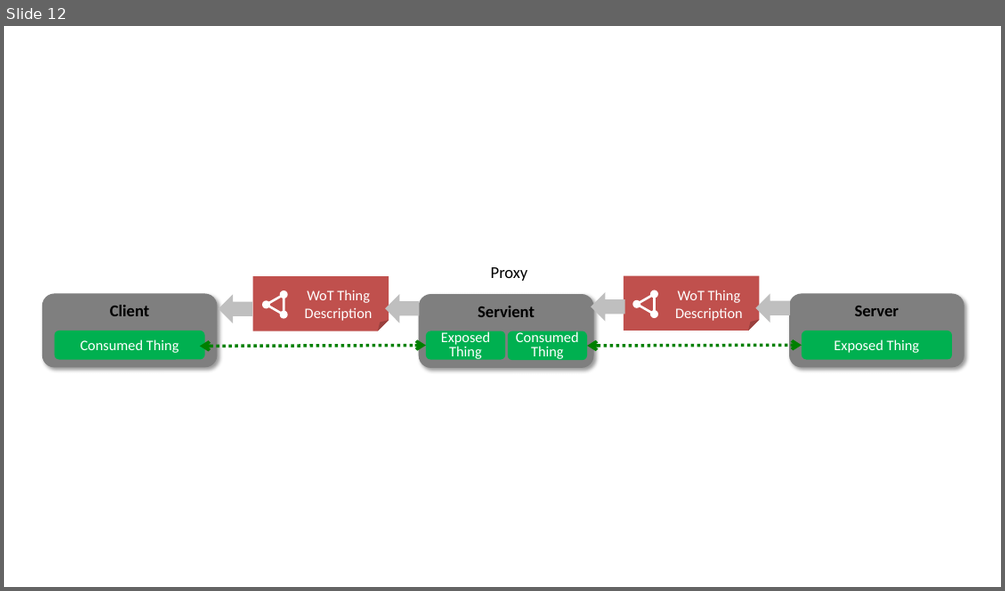
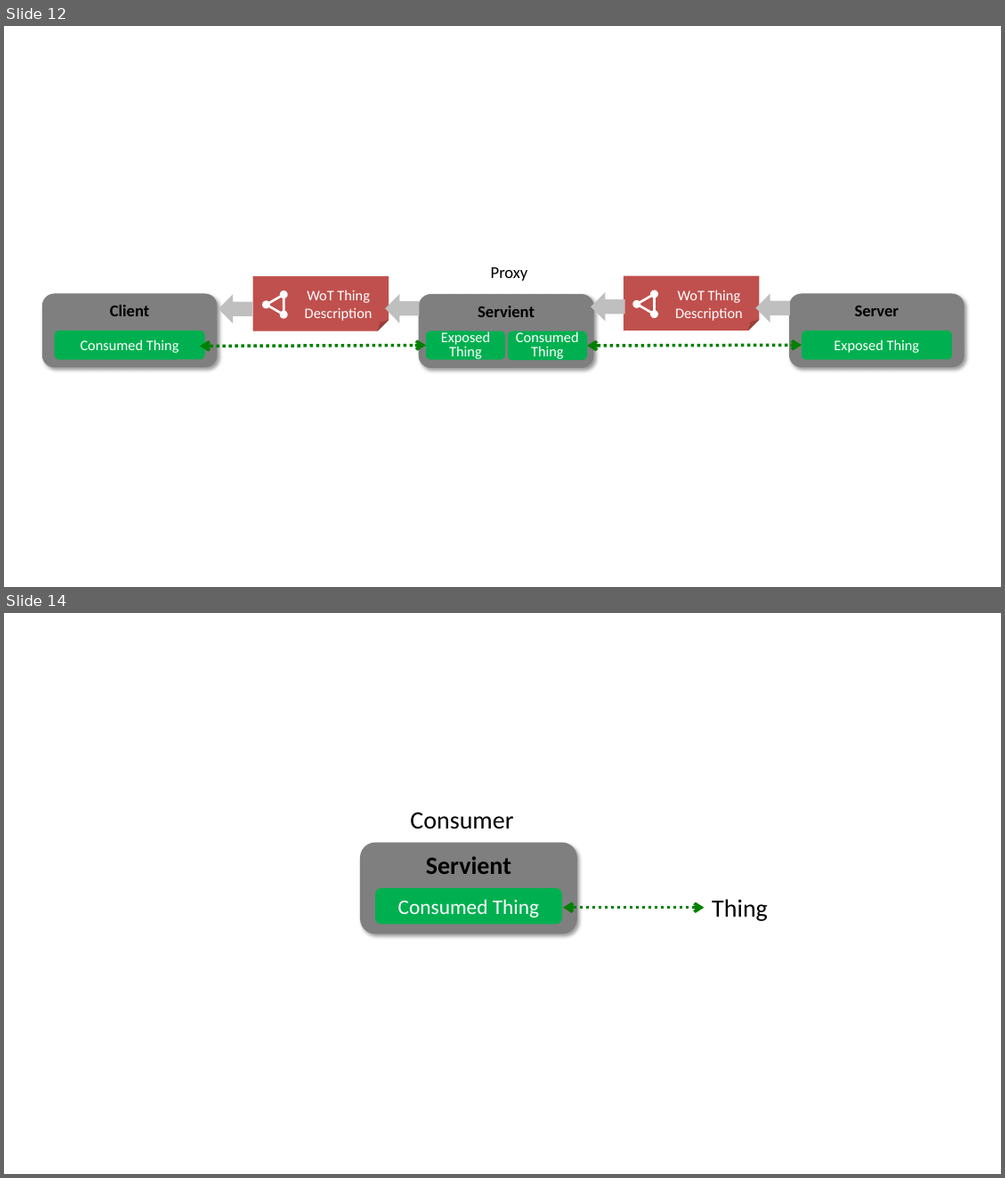
Before and after one commit to w3c/wot-architecture, a slide deck: images/arch-high-level-alt.pptx. Shown one above the other, each under a label of ours: slide 12 before the commit, slides 12 and 14 after it; the slides between them are not shown. The pictures are 1005x591 and 1005x1178 pixels, drawn with LibreOffice and Linux fonts; fonts in the diff are those of the drawing. Boxes give left, top, right and bottom in pixels: in the first picture for what was removed or moved away, otherwise in the second. Text is boxed around its words. In the diff, an @@ line names an element or a change of style, - is before the commit and + after.

Commit message:
Added page 13, 14 and 15 in arch-high-level-alt.pptx

```diff
--- a/images/arch-high-level-alt.pptx
+++ b/images/arch-high-level-alt.pptx
@@ slide 14 added at (4, 613, 1001, 1174), background #FFFFFF @@
@@ text added at (410, 812, 513, 829), 24 pt, text #000000 @@
+Consumer
@@ rounded rectangle added at (360, 843, 577, 933), fill #7F7F7F, 24 pt, text #000000, bold @@
+Servient
@@ rounded rectangle added at (376, 888, 563, 925), fill #00B050, 20 pt, text #FFFFFF @@
+Consumed Thing
@@ text added at (712, 899, 768, 921), 24 pt, text #000000 @@
+Thing
@@ double arrow added from (563, 908) to (704, 908), #008000 3 pt dashed @@
```
Also in this commit, not shown: 2 other slides added, 3 other files.
